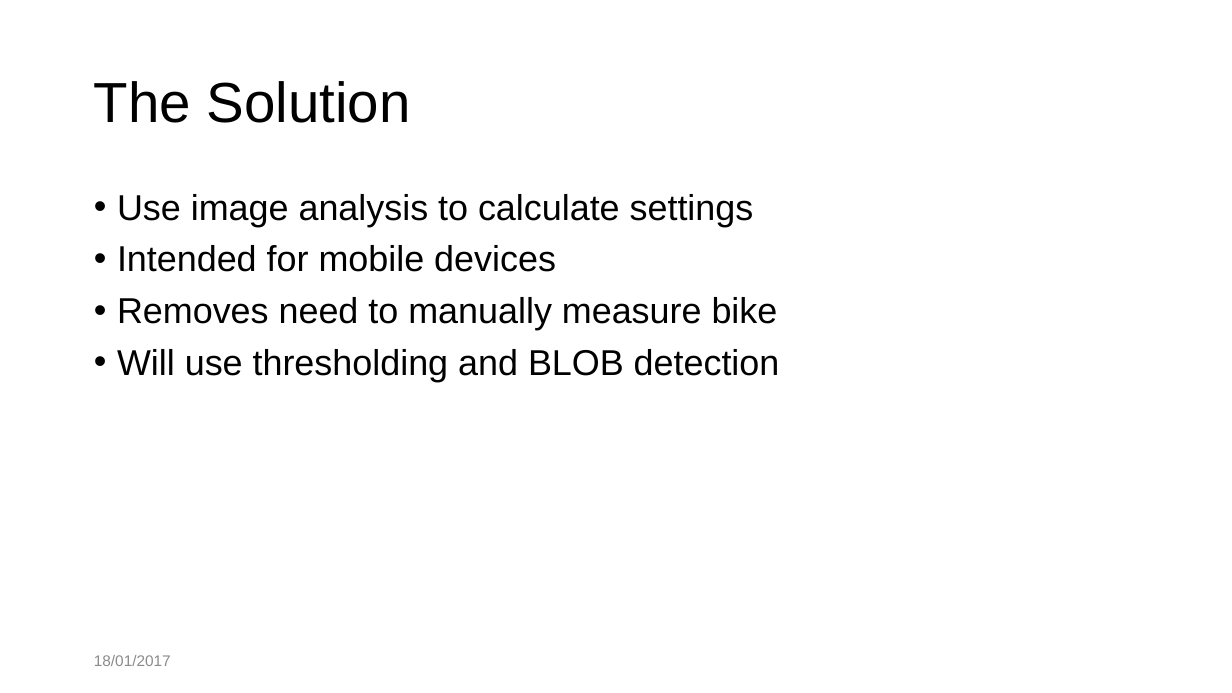
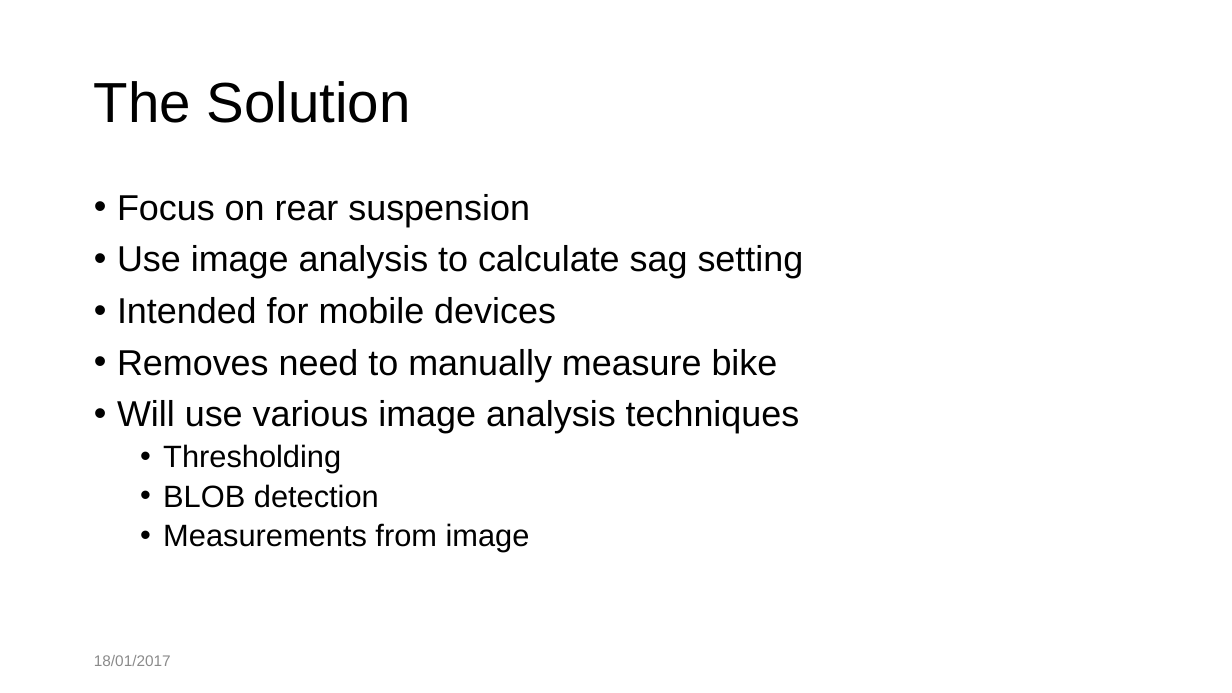
Before and after one commit to Reignable/Employment-Docs, a slide deck: slide 3 of companies/Bosch/honours_presentation/honours.pptx. Drawn at 1232x693 pixels with LibreOffice and Linux fonts; fonts in the diff are those of the drawing; background and template pictures are left out. Boxes give left, top, right and bottom in pixels: in the first picture for what was removed or moved away, otherwise in the second. Text is boxed around its words. In the diff, an @@ line names an element or a change of style, - is before the commit and + after.

```diff
--- a/companies/Bosch/honours_presentation/honours.pptx
+++ b/companies/Bosch/honours_presentation/honours.pptx
@@ text at (117,194,804,278): text changed @@
-• Use image analysis to calculate settings
+• Focus on rear suspension
+• Use image analysis to calculate sag setting
@@ text at (117,400,800,552): text changed; size 28 to 24 pt @@
-• Will use thresholding and BLOB detection
+• Will use various image analysis techniques
+  • Thresholding
+  • BLOB detection
+  • Measurements from image
```
Also in this commit, not shown: 3 other slides changed, 2 other files.
